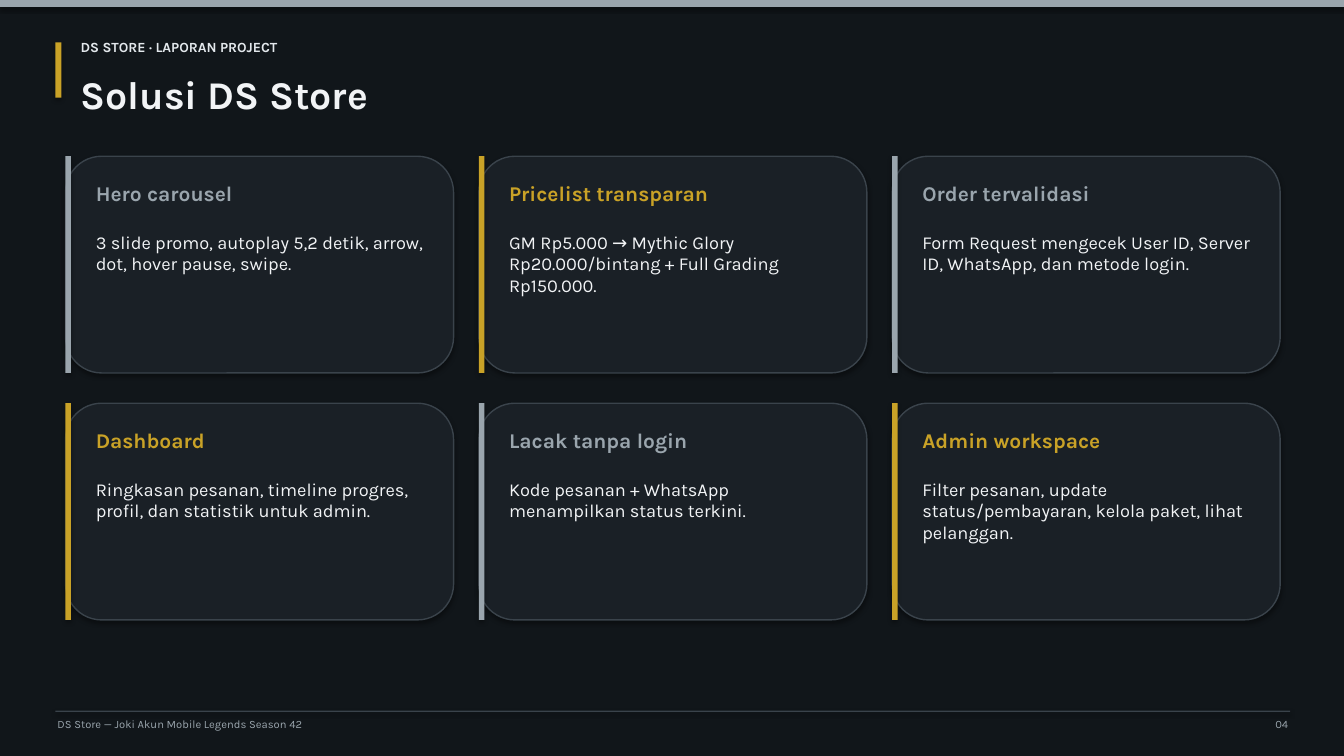
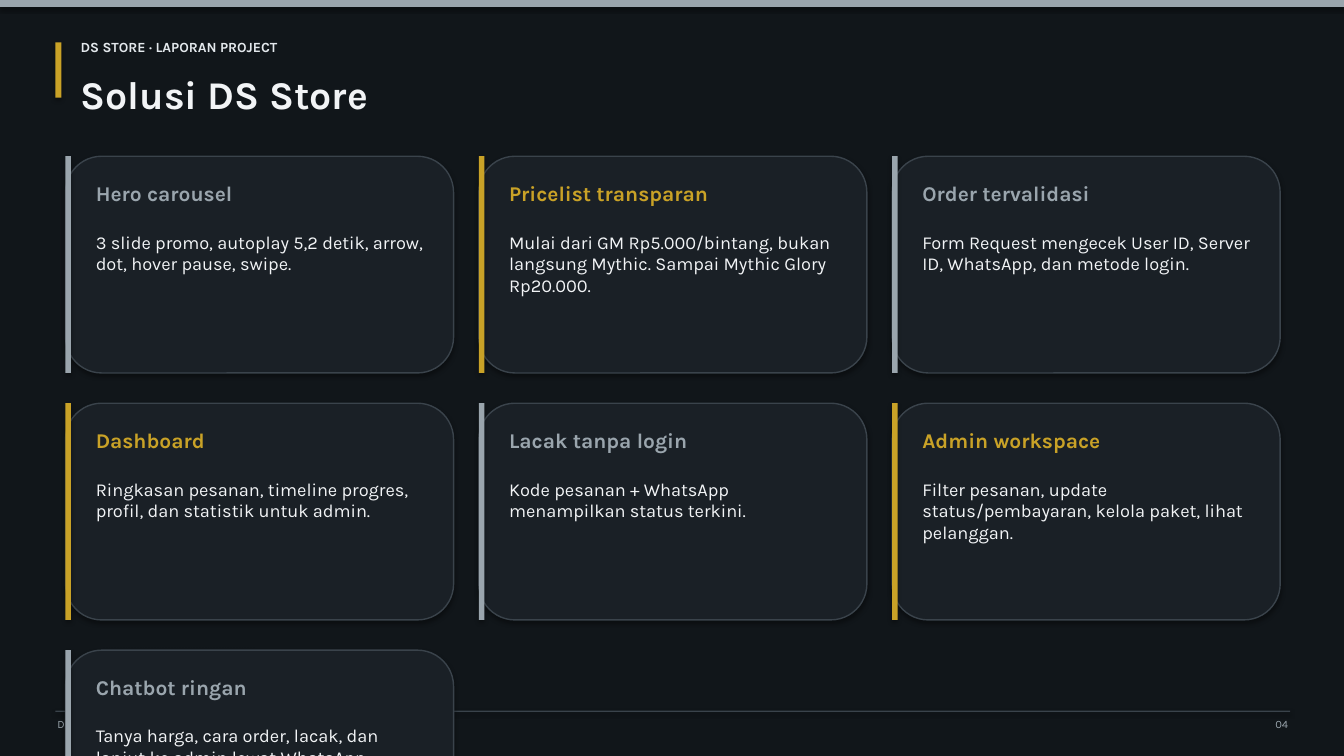
Before and after one commit to a3snewbaru990-ui/ds-store-laravel, a slide deck: slide 4 of docs/bagian-3/02-Presentasi/Presentasi-DS-Store.pptx. Drawn at 1344x756 pixels with LibreOffice and Linux fonts; fonts in the diff are those of the drawing. Boxes give left, top, right and bottom in pixels: in the first picture for what was removed or moved away, otherwise in the second. Text is boxed around its words. In the diff, an @@ line names an element or a change of style, - is before the commit and + after.

```diff
--- a/docs/bagian-3/02-Presentasi/Presentasi-DS-Store.pptx
+++ b/docs/bagian-3/02-Presentasi/Presentasi-DS-Store.pptx
@@ text at [509, 235, 830, 297]: text changed @@
-GM Rp5.000 → Mythic Glory Rp20.000/bintang + Full Grading Rp150.000.
+Mulai dari GM Rp5.000/bintang, bukan langsung Mythic. Sampai Mythic Glory Rp20.000.
@@ rounded rectangle added at [66, 650, 454, 756], fill #1A2026, outline #3A434B 1 pt @@
@@ rectangle added at [66, 650, 72, 756], fill #9AA5AD @@
@@ text added at [96, 680, 247, 700], 15 pt, text #9AA5AD, bold @@
+Chatbot ringan
@@ text added at [96, 729, 379, 747], 13 pt, text #F2F4F6 @@
+Tanya harga, cara order, lacak, dan lanjut ke admin lewat WhatsApp.
```
Also in this commit, not shown: 33 other files.
